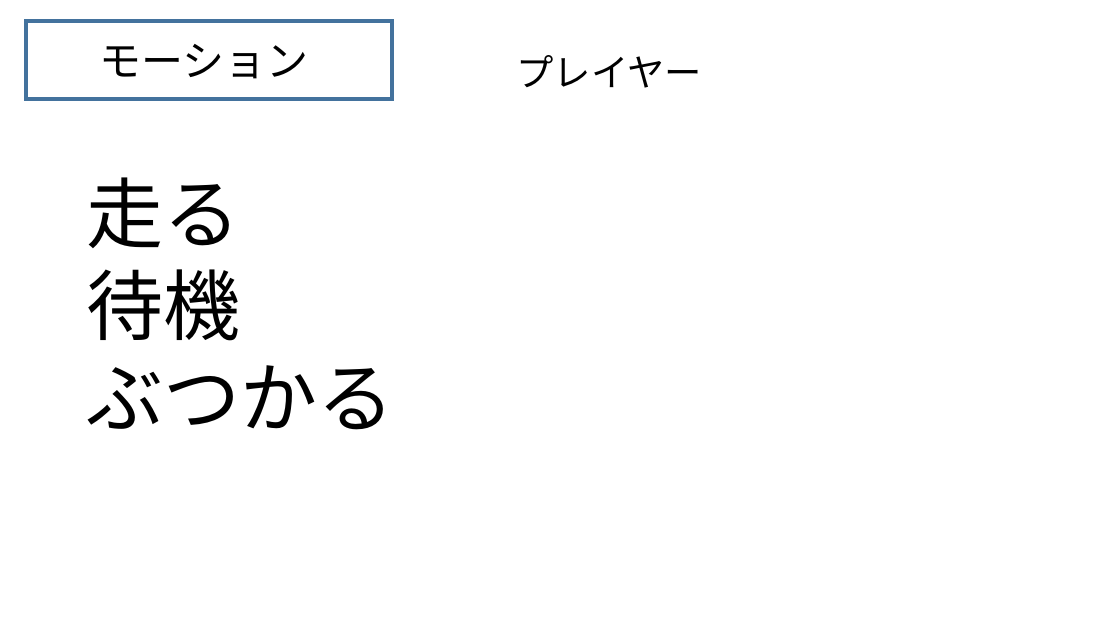
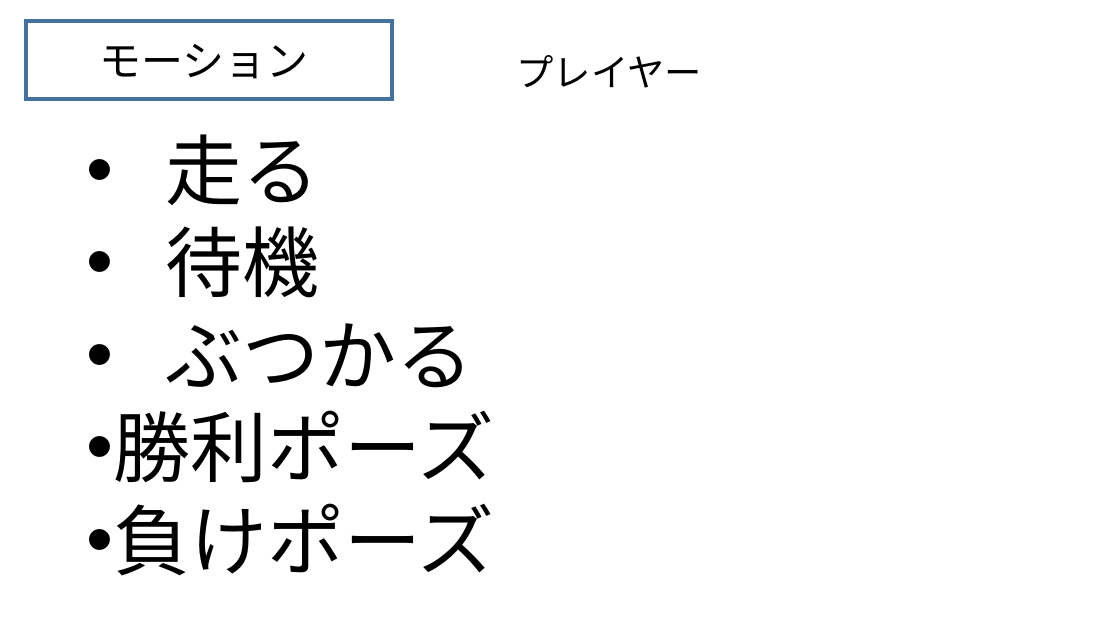
Before and after one commit to HatoriTaichi/mini_game, a slide deck: slide 11 of 仕様書/仕様書.pptx. Drawn at 1120x630 pixels with LibreOffice and Linux fonts; fonts in the diff are those of the drawing. Boxes give left, top, right and bottom in pixels: in the first picture for what was removed or moved away, otherwise in the second. Text is boxed around its words. In the diff, an @@ line names an element or a change of style, - is before the commit and + after.

```diff
--- a/仕様書/仕様書.pptx
+++ b/仕様書/仕様書.pptx
@@ text "走る" moved from (x1=86, y1=177, x2=394, y2=430) to (x1=113, y1=134, x2=494, y2=576) @@
@@ text at (x1=165, y1=134, x2=473, y2=388): bullet none to • @@
@@ text at (x1=113, y1=410, x2=494, y2=576): paragraphs added @@
+• 勝利ポーズ
+• 負けポーズ
```
Also in this commit, not shown: 7 other slides changed, 6 slides added, 1 slide removed, 1 other file.
